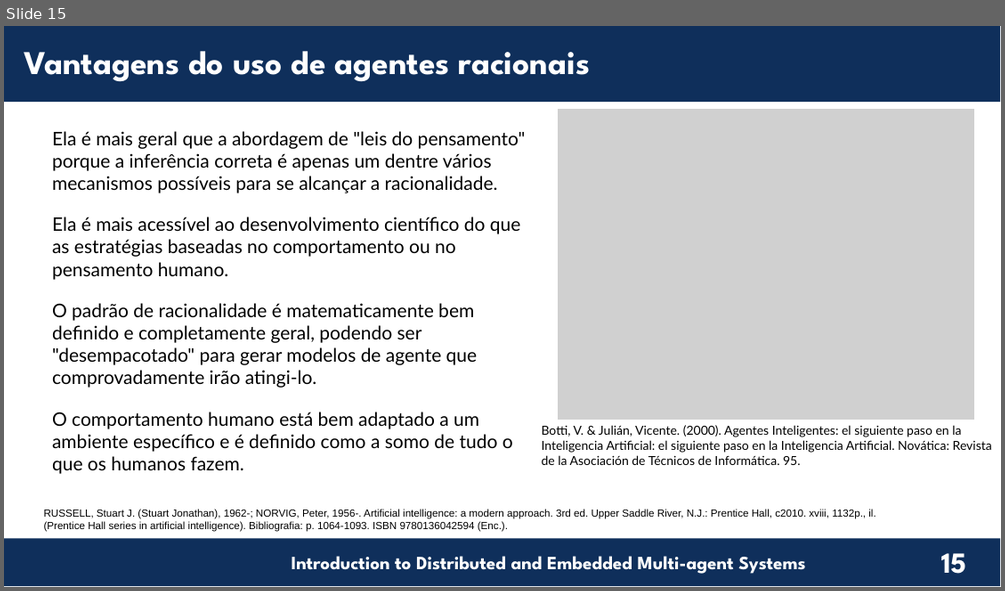
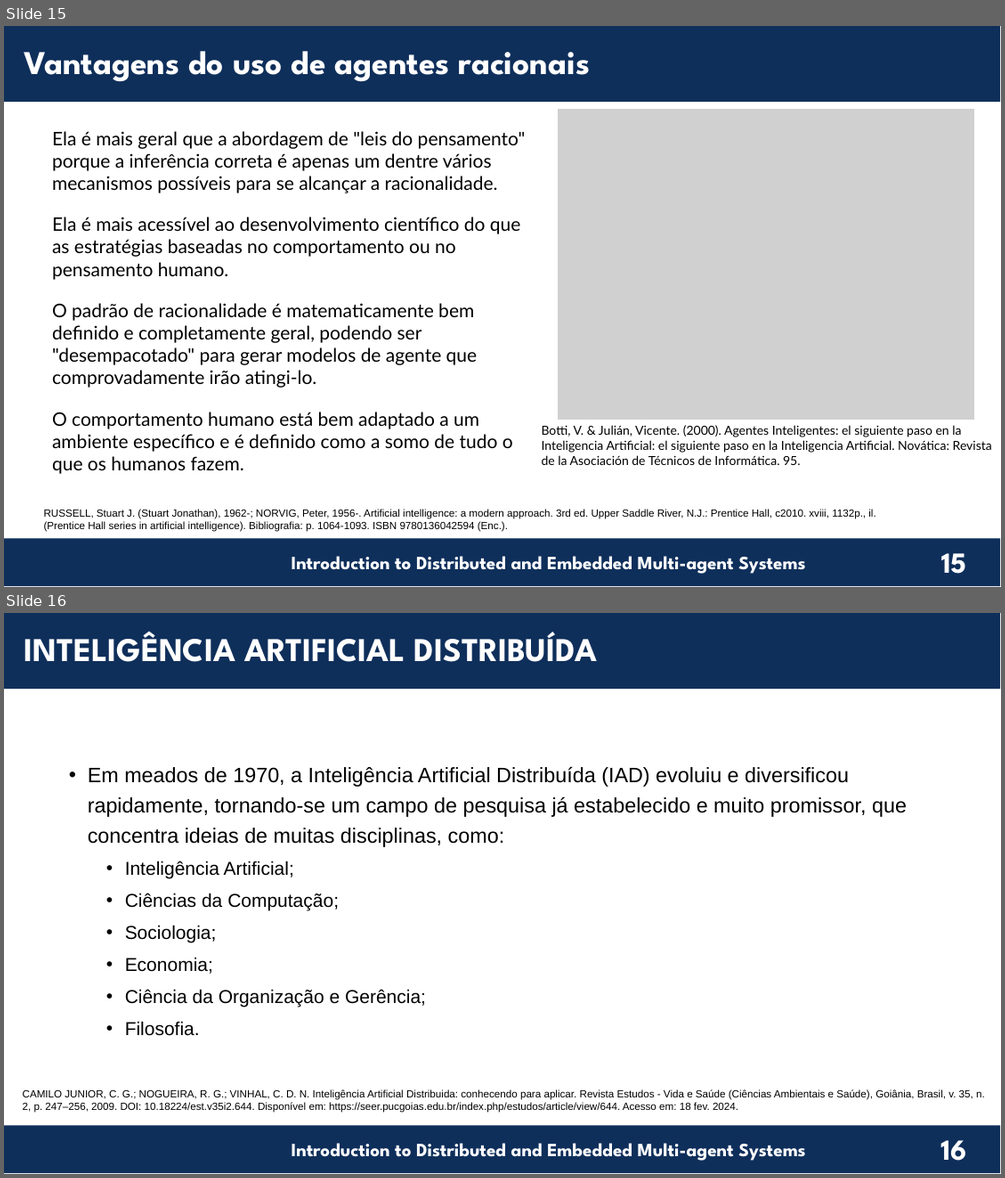
Before and after one commit to chon-group/distributedAndEmbeddedAI, a slide deck: course/01-Introduction/Introduction_20240217.odp. Shown one above the other, each under a label of ours: slide 15 before the commit, slides 15 and 16 after it. The pictures are 1005x591 and 1005x1178 pixels, drawn with LibreOffice and Linux fonts; fonts in the diff are those of the drawing; grey boxes stand for pictures; background and template pictures are left out. Boxes give left, top, right and bottom in pixels: in the first picture for what was removed or moved away, otherwise in the second. Text is boxed around its words. In the diff, an @@ line names an element or a change of style, - is before the commit and + after.

```diff
--- a/course/01-Introduction/Introduction_20240217.odp
+++ b/course/01-Introduction/Introduction_20240217.odp
@@ slide 16 added at (x1=4, y1=613, x2=1001, y2=1174), background #FFFFFF; not listed: 4 template elements that a slide beside it also shows @@
@@ text added at (x1=24, y1=631, x2=597, y2=662), 32 pt, text #FFFFFF, bold @@
+INTELIGÊNCIA ARTIFICIAL DISTRIBUÍDA
@@ text added at (x1=88, y1=766, x2=906, y2=1036), 20 pt, text #000000 @@
+• Em meados de 1970, a Inteligência Artificial Distribuída (IAD) evoluiu e diversificou rapidamente, tornando-se um campo de pesquisa já estabelecido e muito promissor, que concentra ideias de muitas disciplinas, como:
+  • Inteligência Artificial;
+  • Ciências da Computação;
+  • Sociologia;
+  • Economia;
+  • Ciência da Organização e Gerência;
+  • Filosofia.
@@ text added at (x1=23, y1=1089, x2=985, y2=1112), 10 pt, text #000000 @@
+CAMILO JUNIOR, C. G.; NOGUEIRA, R. G.; VINHAL, C. D. N. Inteligência Artificial Distribuida: conhecendo para aplicar. Revista Estudos - Vida e Saúde (Ciências Ambientais e Saúde), Goiânia, Brasil, v. 35, n. 2, p. 247–256, 2009. DOI: 10.18224/est.v35i2.644. Disponível em: https://seer.pucgoias.edu.br/index.php/estudos/article/view/644. Acesso em: 18 fev. 2024.
```
Also in this commit, not shown: 7 other slides added, 2 other files.
